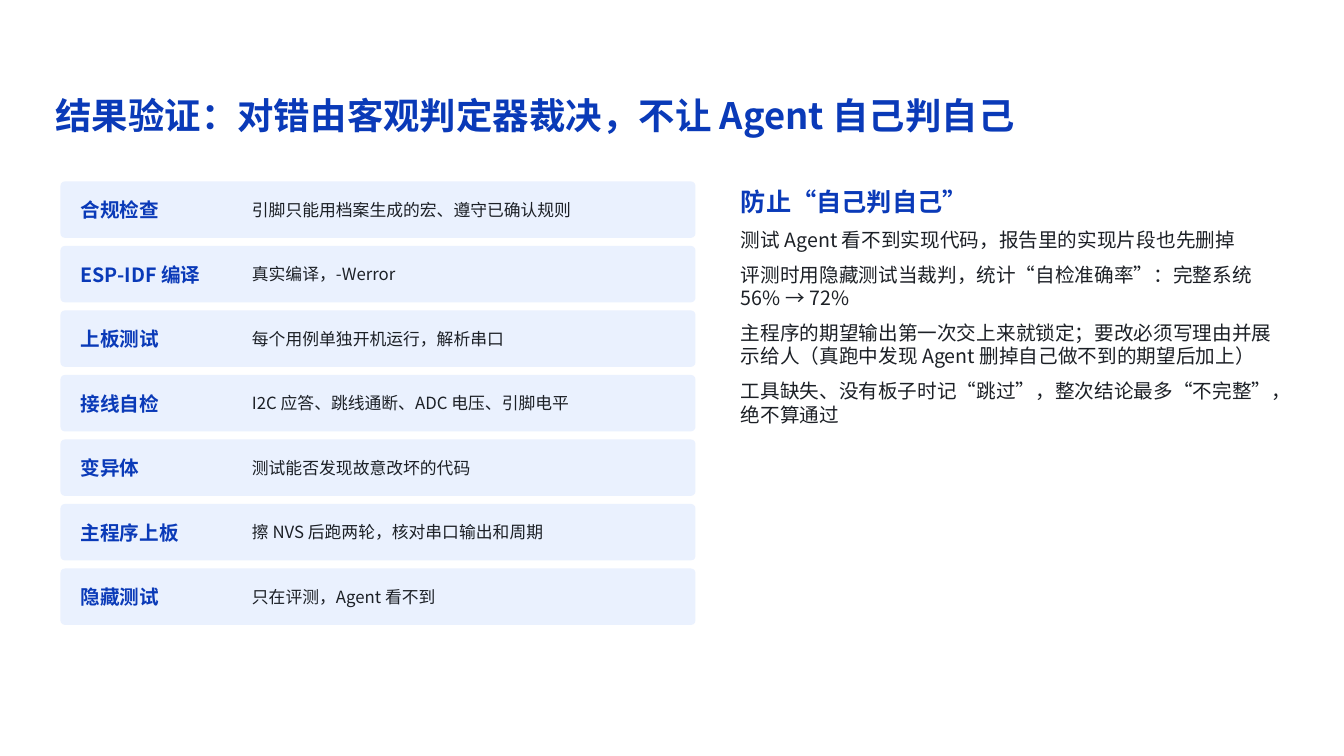
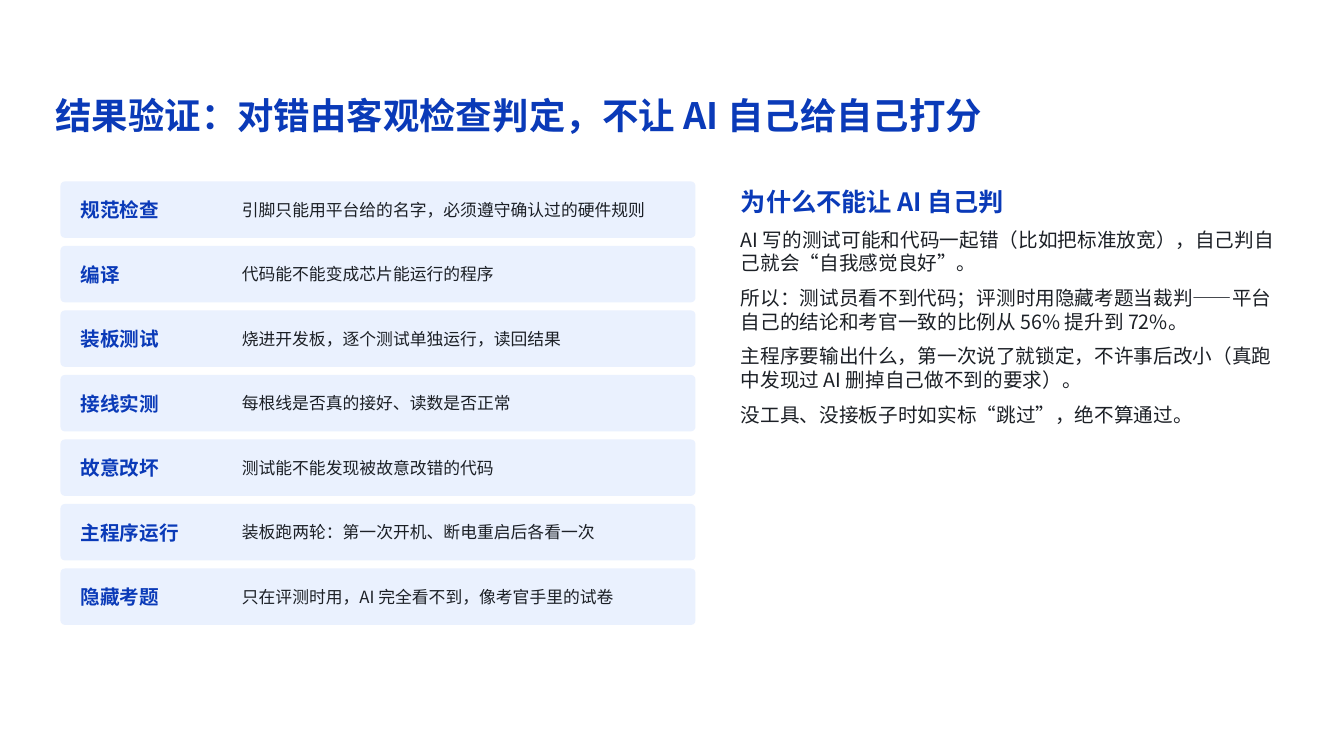
Before and after one commit to z-xxkk/firmforge, a slide deck: slide 10 of submission/方案讲解.pptx. Drawn at 1344x756 pixels with LibreOffice and Linux fonts; fonts in the diff are those of the drawing; background and template pictures are left out. Boxes give left, top, right and bottom in pixels: in the first picture for what was removed or moved away, otherwise in the second. Text is boxed around its words. In the diff, an @@ line names an element or a change of style, - is before the commit and + after.

```diff
--- a/submission/方案讲解.pptx
+++ b/submission/方案讲解.pptx
@@ text at box(55, 97, 982, 134): text changed @@
-结果验证：对错由客观判定器裁决，不让 Agent 自己判自己
+结果验证：对错由客观检查判定，不让 AI 自己给自己打分
@@ text at box(81, 200, 160, 219): text changed @@
-合规检查
+规范检查
@@ text at box(242, 202, 645, 218): text changed @@
-引脚只能用档案生成的宏、遵守已确认规则
+引脚只能用平台给的名字，必须遵守确认过的硬件规则
@@ text at box(741, 189, 1274, 424): text changed @@
-防止“自己判自己”
-测试 Agent 看不到实现代码，报告里的实现片段也先删掉
-评测时用隐藏测试当裁判，统计“自检准确率”：完整系统 56% → 72%
-主程序的期望输出第一次交上来就锁定；要改必须写理由并展示给人（真跑中发现 Agent 删掉自己做不到的期望后加上）
-工具缺失、没有板子时记“跳过”，整次结论最多“不完整”，绝不算通过
+为什么不能让 AI 自己判
+AI 写的测试可能和代码一起错（比如把标准放宽），自己判自己就会“自我感觉良好”。
+所以：测试员看不到代码；评测时用隐藏考题当裁判——平台自己的结论和考官一致的比例从 56% 提升到 72%。
+主程序要输出什么，第一次说了就锁定，不许事后改小（真跑中发现过 AI 删掉自己做不到的要求）。
+没工具、没接板子时如实标“跳过”，绝不算通过。
@@ text at box(81, 265, 120, 284): text changed @@
-ESP-IDF 编译
+编译
@@ text at box(242, 266, 494, 282): text changed @@
-真实编译，-Werror
+代码能不能变成芯片能运行的程序
@@ text at box(81, 329, 159, 348): text changed @@
-上板测试
+装板测试
@@ text at box(242, 331, 561, 347): text changed @@
-每个用例单独开机运行，解析串口
+烧进开发板，逐个测试单独运行，读回结果
@@ text at box(81, 394, 159, 413): text changed @@
-接线自检
+接线实测
@@ text at box(242, 395, 511, 411): text changed @@
-I2C 应答、跳线通断、ADC 电压、引脚电平
+每根线是否真的接好、读数是否正常
@@ text at box(81, 458, 160, 477): text changed @@
-变异体
+故意改坏
@@ text at box(242, 460, 494, 476): text changed @@
-测试能否发现故意改坏的代码
+测试能不能发现被故意改错的代码
@@ text at box(81, 523, 179, 542): text changed @@
-主程序上板
+主程序运行
@@ text at box(242, 524, 595, 540): text changed @@
-擦 NVS 后跑两轮，核对串口输出和周期
+装板跑两轮：第一次开机、断电重启后各看一次
@@ text at box(81, 587, 160, 606): text changed @@
-隐藏测试
+隐藏考题
@@ text at box(242, 589, 613, 605): text changed @@
-只在评测，Agent 看不到
+只在评测时用，AI 完全看不到，像考官手里的试卷
```
Also in this commit, not shown: 13 other slides changed, 1 slide added, 1 slide removed, 1 other file.
